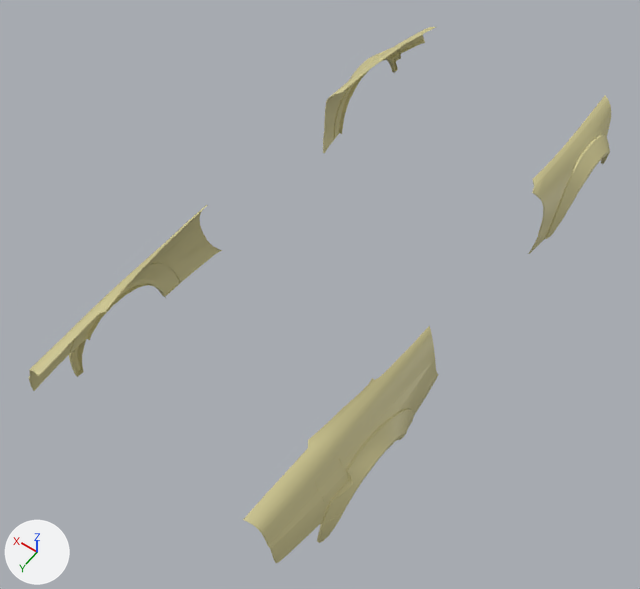
Two versions of the FBX model Assets/_Gumball/Runtime/_Cars/Cars/R34/Mesh/R34_Fender03_Duco.fbx, one commit apart.
Rendered twice from a camera (50 mm lens) standing at (-1.936, 3.236, 4.803) and looking at (0.052, 0.454, 0.43). Every picture has the same lights, and +X, +Y and +Z are marked at lower left. Where no turn or scale is listed for an object, it has been applied to the vertices.

In view in the first picture: 'R34_Fender03_Duco'.
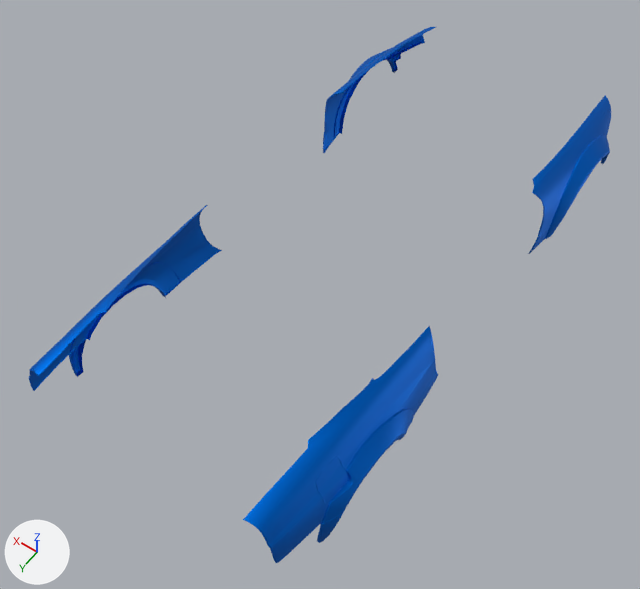
Where the newer file only moved an object's origin or applied its transform, the numbers keep the older frame.

What the commit changed:
Material 'Duco' (mat_duco) is new.
Its base color is (0.0, 0.167, 0.723) (blue #0072dd).
Its metallic is 0.974.
Its roughness is 0.56.
me_mesh is used by ob_r34_fender03_duco; location (0.0, 0.0, 0.0).
me_mesh had 2480 vertices, 2250 faces and spanned x -0.94..0.94, y -1.96..2.06, z 0.34..0.99.
me_mesh now has 2540 vertices, 2268 faces and spans x -0.94..0.94, y -1.96..2.06, z 0.34..0.99.
Part 1, on me_mesh:
8 vertices are removed from x -0.87..-0.8, y 1.51..1.69, z 0.72..0.89.
132 faces are deleted.
13 vertices move within x -0.88..-0.8, y 1.5..1.69, z 0.72..0.89.
68 vertices are added at x -0.88..-0.8, y 1.5..1.7, z 0.72..0.9.
150 new faces join them.
me_mesh part 2: 2119 faces spanning x -0.94..0.94, y -1.96..2.06, z 0.34..0.99 switch from mat_duco_mat (beige #cec690) to mat_duco (blue #0072dd).

What differs and where, as boxes [x1, y1, x2, y2] in the pictures (640 x 589 px; the box of a moved part takes in the faces that stretch with it):
part 1 of me_mesh, moved or reshaped: [311, 445, 351, 508] in both
part 2 of me_mesh, recoloured (beige to blue): [29, 27, 611, 563] in both
